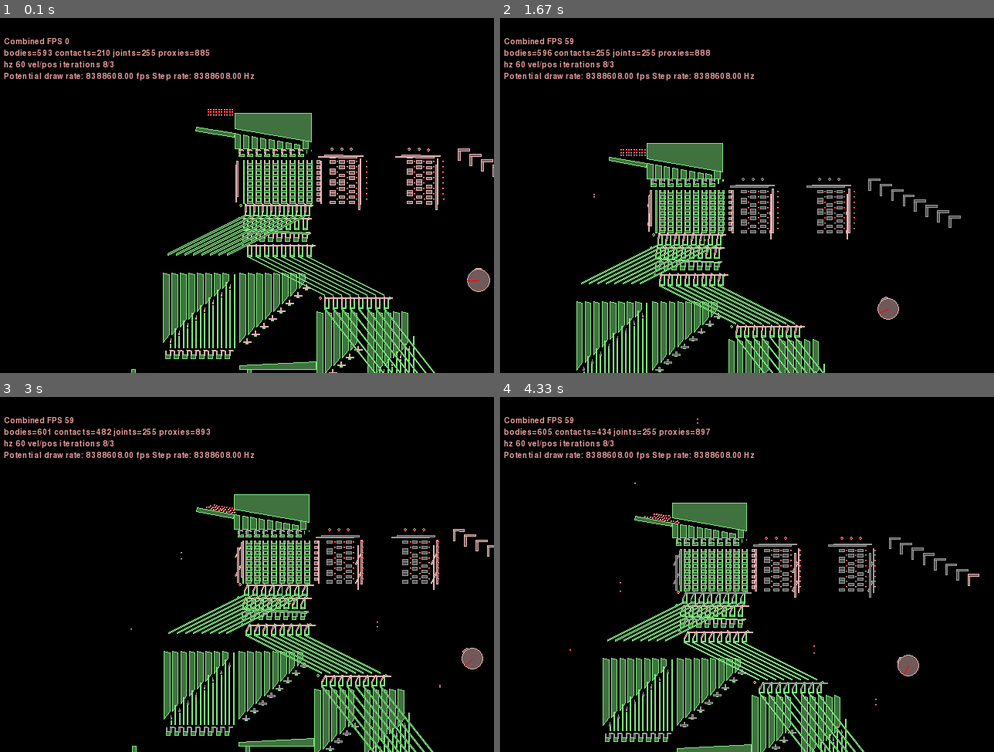
Above: before the commit, frames 1-4 (two rows, left to right).
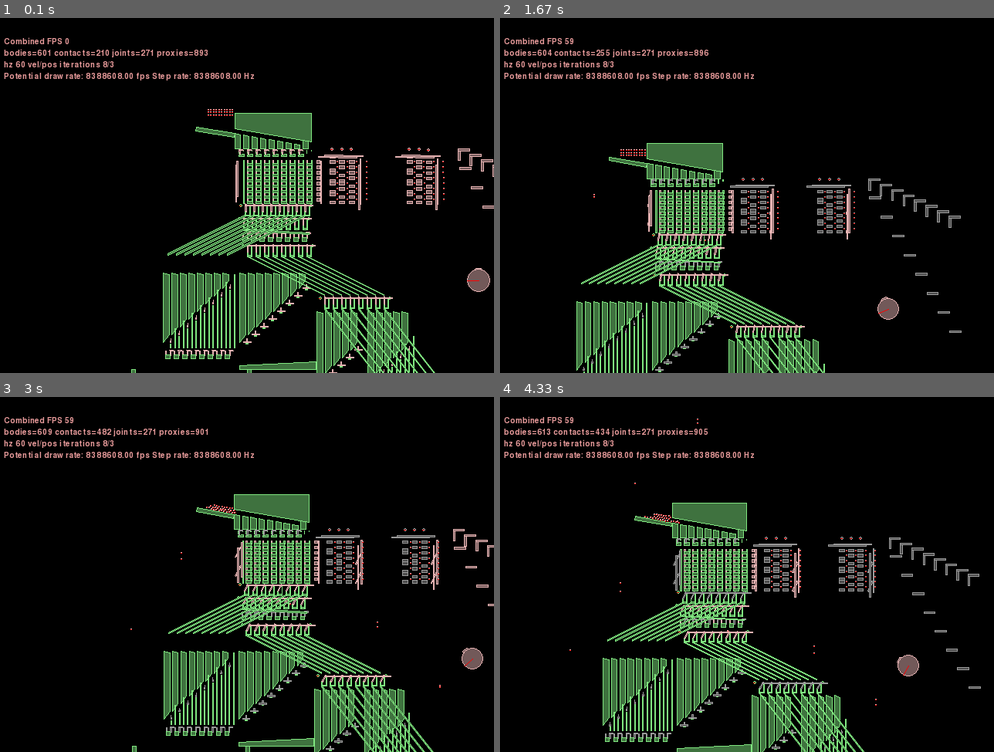
Above: after the commit, the same moments.

Repository: jmacarthur/box2d-ssem
Game: pygame game, started from main.py
Two runs of this game, one before a commit and one after it. Both use one fixed random seed, a clock stepped at 60 frames per second and the inputs below.
Inputs (mouse positions are in pixels of both pictures, inside the frame that each line leads up to):
- Up to frame 1 (0.1 s): no input
- Up to frame 2 (1.67 s): hold Right 0.33-0.8 s; move the mouse to (727, 202) at 0.37 s; hold Up 0.83-1.13 s; move the mouse to (747, 213) at 0.87 s; tap Space at 0.9, 1.23, 1.53 s; tap Z at 0.98 s; hold Right 1.17-1.63 s; move the mouse to (628, 191) at 1.2 s; tap X at 1.32 s
- Up to frame 3 (3 s): hold Left 1.67-2.2 s; move the mouse to (296, 649) at 1.7 s; tap Space at 1.73, 2.03, 2.3, 2.63, 2.93 s; hold Down 2.23-2.53 s; move the mouse to (93, 652) at 2.27 s; tap Z at 2.38 s; hold Left 2.57-2.97 s; move the mouse to (429, 698) at 2.6 s; tap X at 2.72 s
- Up to frame 4 (4.33 s): hold Up 3-3.37 s; move the mouse to (806, 599) at 3.03 s; tap Space at 3.07, 3.47, 3.77, 4.13 s; hold Right 3.4-4.03 s; move the mouse to (756, 443) at 3.43 s; tap Z at 3.55 s; hold Down from 4.07 s (still down); move the mouse to (628, 492) at 4.1 s; tap X at 4.22 s

The runs differ from the first frame. In frame 1, 0.5% of the frame differs, in the area x 7-100%, y 8-54%; in frame 2, 0.4%; in frame 3, 0.3%; in frame 4, 0.6%, in the area x 8-98%, y 8-83%.

Commit message:
Add block followers which can be used to transmit cam force

Diff:
--- a/main.py
+++ b/main.py
@@ -498,6 +498,11 @@
             crank = self.add_multipolygon([crank_polygon1, crank_polygon2], xpos+i*30, ypos-i*follower_spacing)
             self.revolving_joint(attachment_body, crank, (xpos+i*30,ypos-i*follower_spacing))
             self.world.CreateDistanceJoint(bodyA=crank, bodyB=self.rom_followers[7-i], anchorA=((xpos+i*30)*self.scale, (ypos-i*follower_spacing-len1)*self.scale), anchorB=self.rom_followers[7-i].worldCenter, collideConnected=False)
+            block = self.add_dynamic_polygon(box_polygon(30,5), xpos+i*30, ypos-i*50-50)
+            self.slide_joint(attachment_body, block, (0,1), -8,0)
+
+            self.world.CreateDistanceJoint(bodyA=crank, bodyB=block, anchorA=((xpos+i*30+len2)*self.scale, (ypos-i*follower_spacing)*self.scale), anchorB=block.worldCenter, collideConnected=False)
+
 
     def __init__(self):
         super(Memory, self).__init__()
